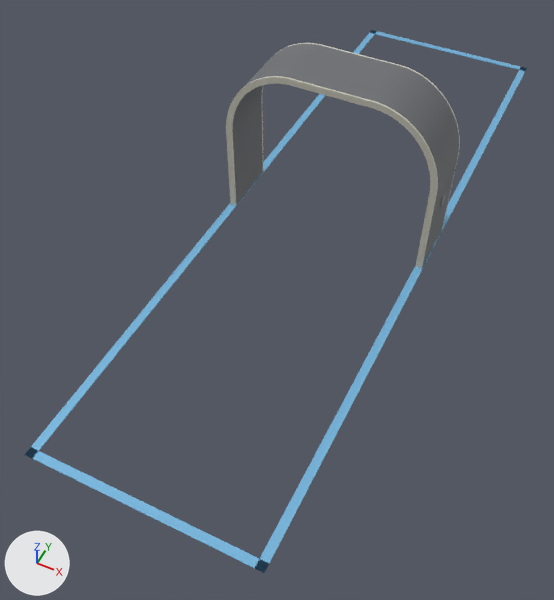
Renders of the glTF model public/colibri.glb from each side of a commit.
Both versions are drawn from a camera (50 mm lens) standing at (3.29, -2.97, 8.28) and looking at (-0.09, 3.79, -0.17). Every picture has the same lights, and +X, +Y and +Z are marked at lower left. The first picture is the older version.

In view in the first picture: 'arch_shell', 'arch_trim_front', 'lane_left', 'lane_near_end', 'lane_right' and 3 more.
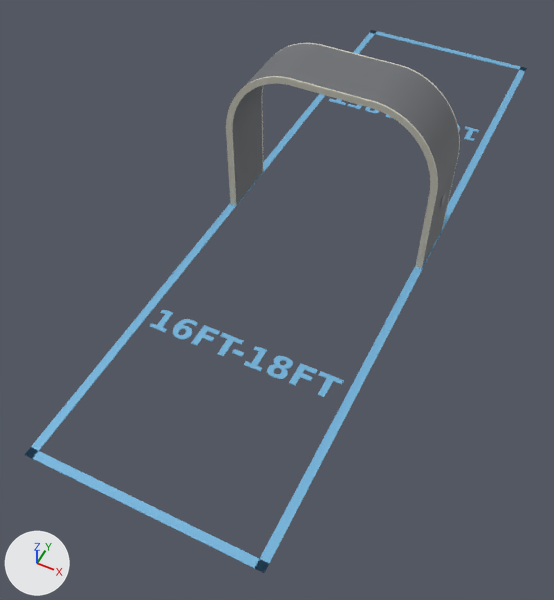
Where the change shows, as pixel boxes (x1, y1, x2, y2) in the pictures (554 x 600 px):
'label_near_end', added: after (149, 310, 344, 397)
'label_far_end', added: after (329, 99, 479, 141)

What the commit changed:
Mesh me_label_far_end is new.
It has 350 vertices, 676 faces and spans x -1.4..1.4, y 8.57..8.95, z 0.0..0.01.
It uses material mat_material_3 (blue #76b4db).
Mesh me_label_near_end is new.
It has 350 vertices, 676 faces and spans x -1.4..1.4, y 2.4..2.78, z 0.0..0.01.
It uses material mat_material_3 (blue #76b4db).
Object 'label_far_end' (ob_label_far_end) is new; it shows me_label_far_end.
Its location is (0.0, 0.0, 0.0).
Object 'label_near_end' (ob_label_near_end) is new; it shows me_label_near_end.
Its location is (0.0, 0.0, 0.0).
